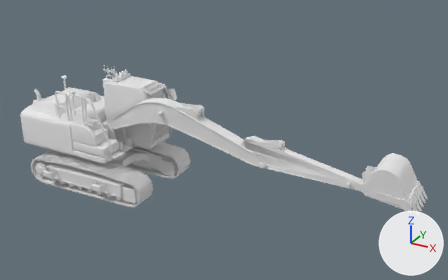
Two versions of the glTF model assets/machinery/opera_zx200.glb, one commit apart.
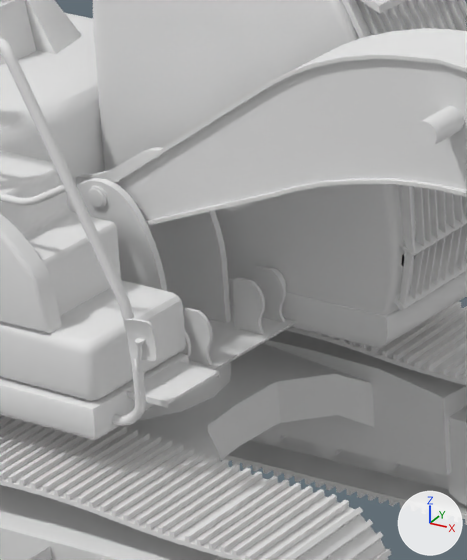
There are two pictures of each version: one whole from a 50 mm lens placed at (12.46, -14.63, 9.54), pointed at (4.16, 0.45, 2.0), one close up on the part from 20% to 37% of the width and 33% to 65% of the height. Lighting does not change. The marker at lower right points along +X, +Y and +Z. The older version's two pictures come first. Where no turn or scale is listed for an object, it has been applied to the vertices.

Names of what the first close-up shows: 'body_link/Mesh_142-mesh/Mesh_142-mesh', 'boom_link/Mesh_127-mesh/Mesh_127-mesh', 'track_link/Mesh_140-mesh/Mesh_140-mesh'.
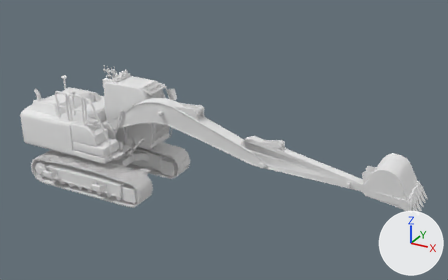
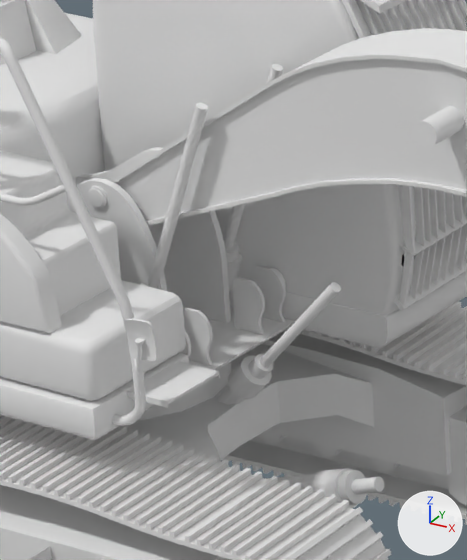
What differs and where, as boxes (x1, y1, x2, y2) in the close-ups (467 x 560 px):
'boom_rod/Mesh_132-mesh/Mesh_132-mesh', added
    after: (148, 64, 283, 288)
'arm_barrel/Mesh_131-mesh/Mesh_131-mesh', added
    after: (265, 468, 367, 508)
'bucket_barrel/Mesh_125-mesh/Mesh_125-mesh', added
    after: (217, 354, 273, 404)
'bucket_rod/Mesh_124-mesh/Mesh_124-mesh', added
    after: (259, 282, 341, 368)
'boom_barrel/Mesh_134-mesh/Mesh_134-mesh', added (mostly hidden)
    after: (140, 242, 242, 290)
'arm_rod/Mesh_129-mesh/Mesh_129-mesh', added
    after: (351, 476, 384, 495)

Diff of the bpy script that builds the scene:
```diff
--- a/assets/machinery/opera_zx200.glb.py
+++ b/assets/machinery/opera_zx200.glb.py
@@ ob_bucket_rod_mesh_124_mesh_mesh_124_mesh @@
+ob_bucket_rod_mesh_124_mesh_mesh_124_mesh = bpy.data.objects.new('bucket_rod/Mesh_124-mesh/Mesh_124-mesh', me_bucket_rod_mesh_124_mesh)  # 36 vertices, 68 faces; spans x -0.01..1.51, y -0.04..0.03, z 0.01..1.65; in mat_material_0 (its picture is missing)
+ob_bucket_rod_mesh_124_mesh_mesh_124_mesh.location = (0.0, 0.0, 0.0)
@@ ob_bucket_barrel_mesh_125_mesh_mesh_125_mesh @@
+ob_bucket_barrel_mesh_125_mesh_mesh_125_mesh = bpy.data.objects.new('bucket_barrel/Mesh_125-mesh/Mesh_125-mesh', me_bucket_barrel_mesh_125_mesh)  # 72 vertices, 136 faces; spans x -0.039..1.03, y -0.096..0.087, z -0.023..1.128; in mat_material_0 (its picture is missing)
+ob_bucket_barrel_mesh_125_mesh_mesh_125_mesh.location = (0.0, 0.0, 0.0)
@@ ob_arm_rod_mesh_129_mesh_mesh_129_mesh @@
+ob_arm_rod_mesh_129_mesh_mesh_129_mesh = bpy.data.objects.new('arm_rod/Mesh_129-mesh/Mesh_129-mesh', me_arm_rod_mesh_129_mesh)  # 32 vertices, 60 faces; spans x 0.09..1.71, y -0.05..0.04, z -0.04..0.6; in mat_material_0 (its picture is missing)
+ob_arm_rod_mesh_129_mesh_mesh_129_mesh.location = (0.0, 0.0, 0.0)
@@ ob_arm_barrel_mesh_131_mesh_mesh_131_mesh @@
+ob_arm_barrel_mesh_131_mesh_mesh_131_mesh = bpy.data.objects.new('arm_barrel/Mesh_131-mesh/Mesh_131-mesh', me_arm_barrel_mesh_131_mesh)  # 94 vertices, 176 faces; spans x -0.09..1.58, y -0.12..0.1, z -0.09..0.59; in mat_material_0 (its picture is missing)
+ob_arm_barrel_mesh_131_mesh_mesh_131_mesh.location = (0.0, 0.0, 0.0)
@@ ob_boom_rod_mesh_132_mesh_mesh_132_mesh @@
+ob_boom_rod_mesh_132_mesh_mesh_132_mesh = bpy.data.objects.new('boom_rod/Mesh_132-mesh/Mesh_132-mesh', me_boom_rod_mesh_132_mesh)  # 64 vertices, 120 faces; spans x 0.36..0.99, y -0.36..0.34, z 1.09..2.64; in mat_material_0 (its picture is missing)
+ob_boom_rod_mesh_132_mesh_mesh_132_mesh.location = (0.0, 0.0, 0.0)
@@ ob_boom_barrel_mesh_134_mesh_mesh_134_mesh @@
+ob_boom_barrel_mesh_134_mesh_mesh_134_mesh = bpy.data.objects.new('boom_barrel/Mesh_134-mesh/Mesh_134-mesh', me_boom_barrel_mesh_134_mesh)  # 192 vertices, 332 faces; spans x -0.08..0.63, y -0.41..0.4, z -0.08..1.57; in mat_material_0 (its picture is missing)
+ob_boom_barrel_mesh_134_mesh_mesh_134_mesh.location = (0.0, 0.0, 0.0)
```
